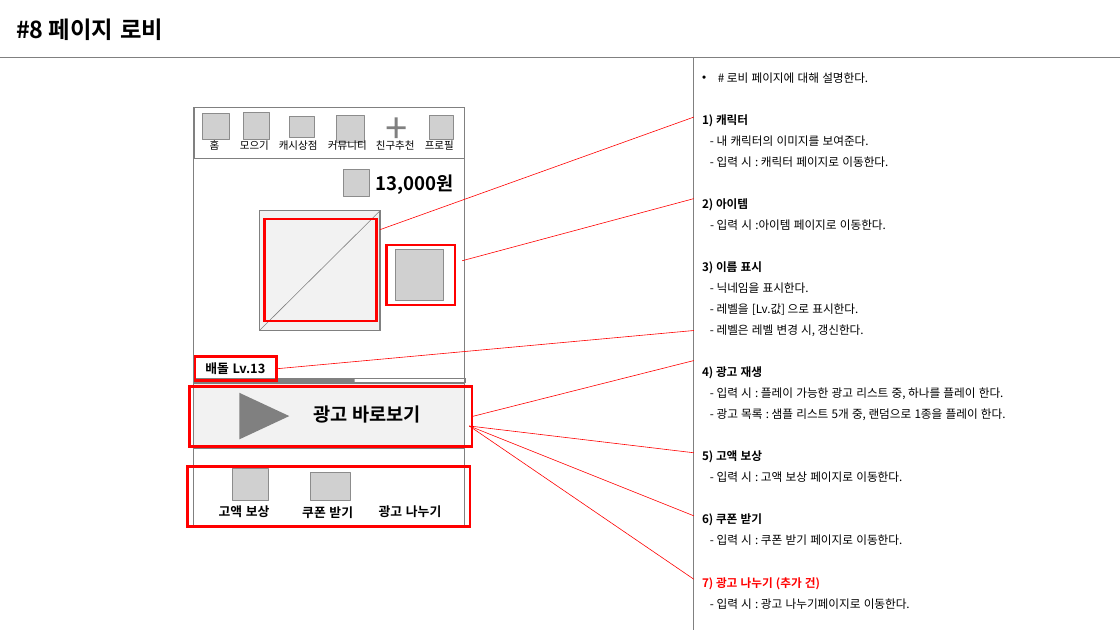
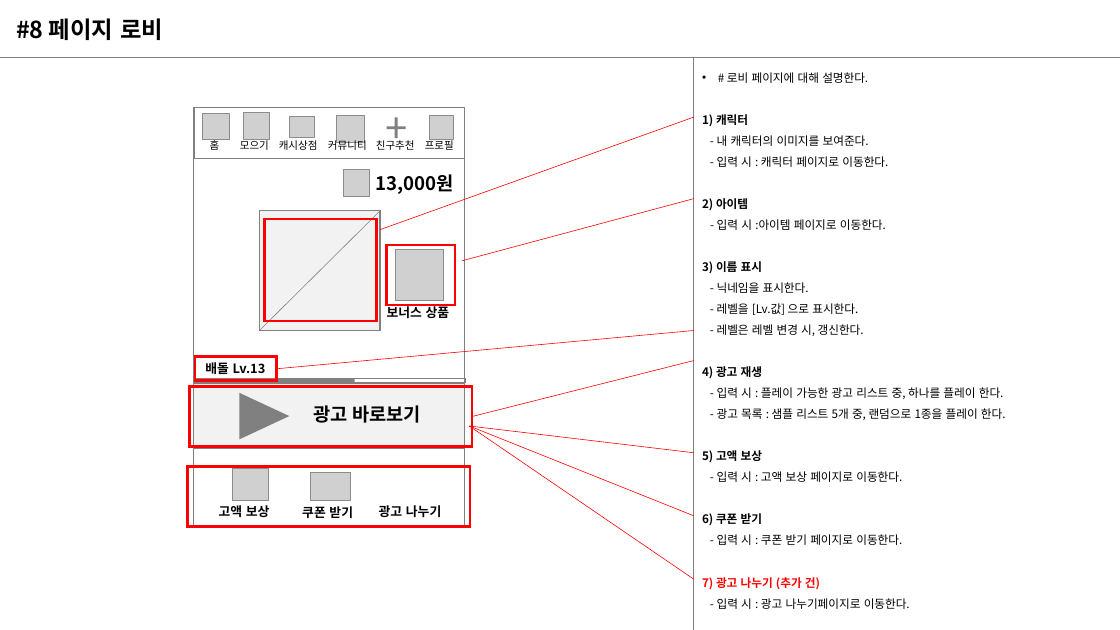
Before and after one commit to nnnyyy/damoney, a slide deck: slide 6 of documents/다머니_UI_v1.3.pptx. Drawn at 1120x630 pixels with LibreOffice and Linux fonts; fonts in the diff are those of the drawing; grey boxes stand for pictures. Boxes give left, top, right and bottom in pixels: in the first picture for what was removed or moved away, otherwise in the second. Text is boxed around its words. In the diff, an @@ line names an element or a change of style, - is before the commit and + after.

```diff
--- a/documents/다머니_UI_v1.3.pptx
+++ b/documents/다머니_UI_v1.3.pptx
@@ text added at box(387, 304, 450, 322), 11 pt, text #000000, bold @@
+보너스 상품
```
Also in this commit, not shown: 3 other slides changed, 3 other files.
